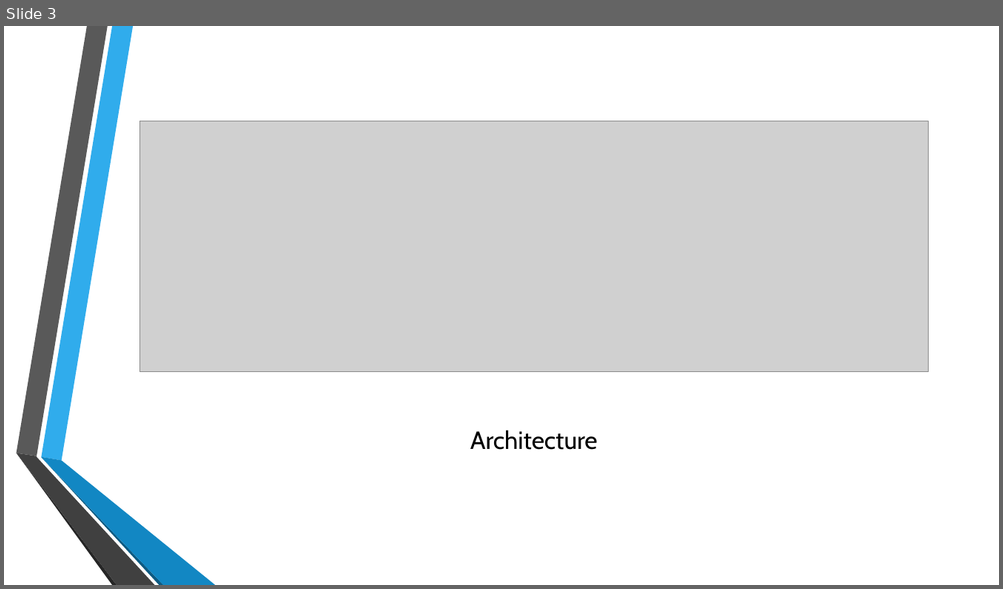
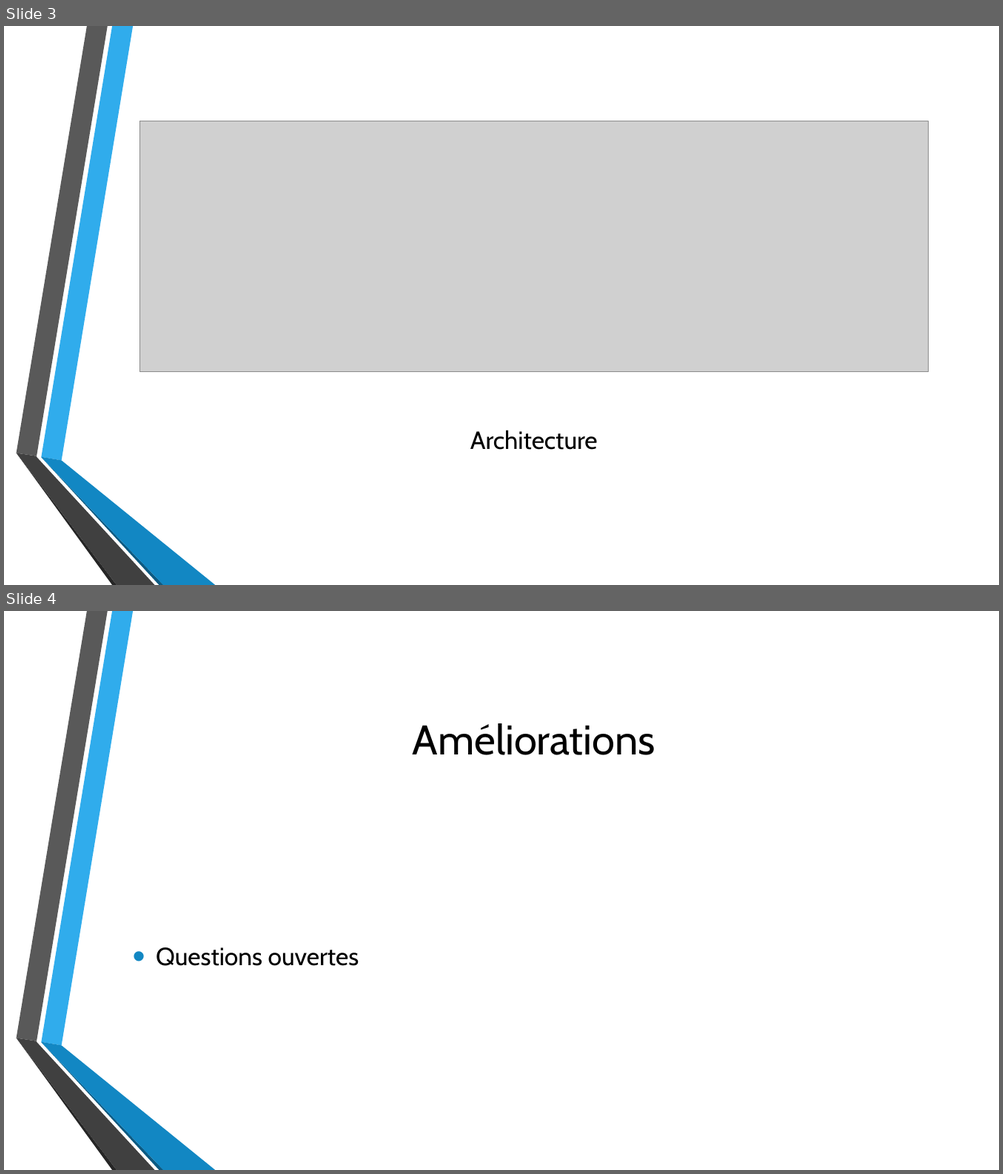
Before and after one commit to ltouroumov/heig-tweb-kwizz, a slide deck: Presentation.pptx. Shown one above the other, each under a label of ours: slide 3 before the commit, slides 3 and 4 after it. The pictures are 1003x589 and 1003x1174 pixels, drawn with LibreOffice and Linux fonts; fonts in the diff are those of the drawing; grey boxes stand for pictures; background and template pictures are left out. Boxes give left, top, right and bottom in pixels: in the first picture for what was removed or moved away, otherwise in the second. Text is boxed around its words. In the diff, an @@ line names an element or a change of style, - is before the commit and + after.

Commit message:
màj présentation

```diff
--- a/Presentation.pptx
+++ b/Presentation.pptx
@@ slide 4 added at box(4, 611, 999, 1170), background picture (left out); not listed: 6 template elements that a slide beside it also shows @@
@@ title added at box(412, 723, 655, 755), 40 pt, text #000000 @@
+Améliorations
@@ text added at box(156, 948, 359, 966), 24 pt, text #000000 @@
+• Questions ouvertes
```
Also in this commit, not shown: 1 other slide added.
